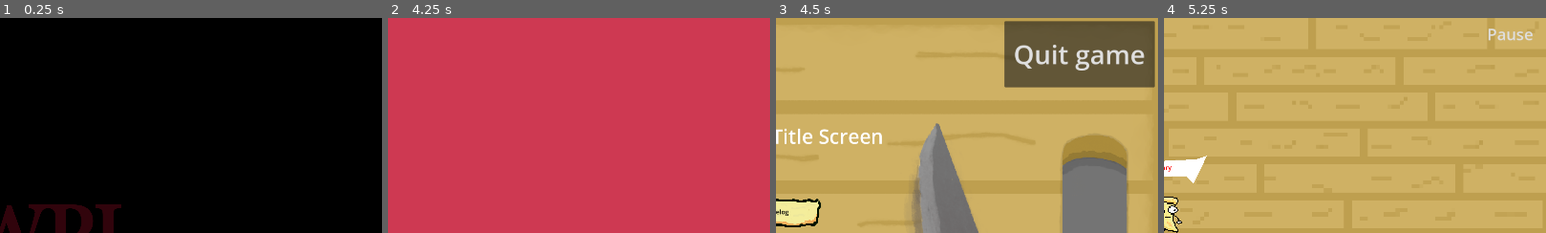
Above: before the commit, frames 1-4 (left to right).
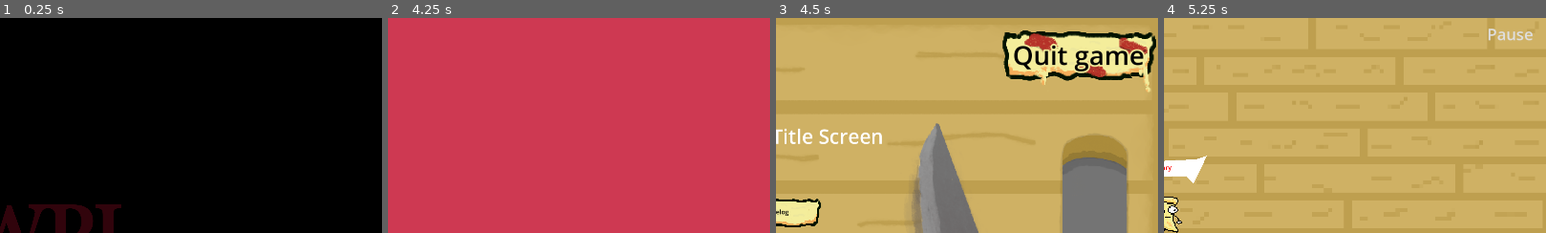
Above: after the commit, the same moments.

Repository: OcksDev/PizzaSurvivors
Game: Godot game, scene res://scenes/menu/splashscreen.tscn
Same seed, same stepped clock (60 frames per second), same inputs: the game is played once before the commit and once after it. Sound files missing from this copy of the repository are replaced by a short silence.
Inputs (mouse positions are % of the whole screen's width and height, from its top left):
- Up to frame 1 (0.25 s): no input
- Up to frame 2 (4.25 s): move the mouse to (72, 45) at 0.52 s; hold D (move_right) 0.53-1.28 s; click (72, 45) at 0.6 s; move the mouse to (30, 55) at 1.27 s; hold S (move_down) 1.28-2.03 s; click (30, 55) at 1.35 s; move the mouse to (60, 28) at 2.02 s; hold D (move_right) 2.03-2.78 s; click (60, 28) at 2.1 s; move the mouse to (45, 70) at 2.77 s; hold W (move_up) 2.78-3.53 s; click (45, 70) at 2.85 s; move the mouse to (80, 65) at 3.52 s; hold A (move_left) from 3.53 s (still down); click (80, 65) at 3.6 s
- Up to frame 3 (4.5 s): keep holding A (move_left); move the mouse to (20, 35) at 4.27 s; click (20, 35) at 4.35 s
- Up to frame 4 (5.25 s): release A (move_left) at 5 s; click "Start" at 5 s
The pictures show only the part of the screen within x 50-100%, y 0-50%; the shares and areas given below are measured in that part.

Frames 1-2 are identical in both runs. In frame 3, 12% of the frame differs, in the area x 59-100%, y 1-35%; in frame 4, nothing differs.

Commit message:
Update menus.

Diff:
--- a/scenes/menu/credits.tscn
+++ b/scenes/menu/credits.tscn
@@ -1,19 +1,30 @@
-[gd_scene load_steps=2 format=3 uid="uid://b7tniapdok74a"]
+[gd_scene load_steps=5 format=3 uid="uid://b7tniapdok74a"]
 
+[ext_resource type="Texture2D" uid="uid://dhayfxyfhmkye" path="res://main_menu_assets/cutting_board_background_main_menu.png" id="1_ff4am"]
 [ext_resource type="Script" uid="uid://b480cqti2atim" path="res://scripts/menu/to_main_menu.gd" id="1_nm7lk"]
+[ext_resource type="Texture2D" uid="uid://dx017wlltbnqy" path="res://main_menu_assets/pizza_button.png" id="2_drpar"]
+[ext_resource type="Theme" uid="uid://8b2wdrop1y1o" path="res://themes/menu_buttons.tres" id="3_0s65u"]
 
 [node name="Credits" type="Node2D"]
 
+[node name="CuttingBoardBackgroundMainMenu" type="Sprite2D" parent="."]
+texture_filter = 1
+position = Vector2(960, 540)
+texture = ExtResource("1_ff4am")
+
 [node name="RichTextLabel" type="RichTextLabel" parent="."]
-offset_right = 1914.0
-offset_bottom = 1073.0
+offset_left = 30.0
+offset_top = 197.0
+offset_right = 1895.0
+offset_bottom = 1053.0
 size_flags_horizontal = 4
 size_flags_vertical = 4
 theme_override_font_sizes/bold_italics_font_size = 1
 theme_override_font_sizes/mono_font_size = 1
-theme_override_font_sizes/normal_font_size = 121
+theme_override_font_sizes/normal_font_size = 51
 text = "Credits:
 Julian Kreis - Programming/Sound
+Liam DeLap - Programming
 Everyone else add your names
 Not Dave, though.
 
@@ -34,22 +45,21 @@
 horizontal_alignment = 1
 vertical_alignment = 1
 
+[node name="PizzaButton2" type="Sprite2D" parent="."]
+texture_filter = 1
+position = Vector2(227, 149)
+scale = Vector2(2.56, 2.56)
+texture = ExtResource("2_drpar")
+
 [node name="Button" type="Button" parent="."]
-offset_right = 293.0
-offset_bottom = 180.0
+offset_left = 16.0
+offset_top = 5.0
+offset_right = 447.0
+offset_bottom = 193.0
+theme = ExtResource("3_0s65u")
 theme_override_font_sizes/font_size = 131
 text = "Back"
+flat = true
 script = ExtResource("1_nm7lk")
 
-[node name="CanvasLayer" type="CanvasLayer" parent="."]
-layer = -1
-
-[node name="ColorRect" type="ColorRect" parent="CanvasLayer"]
-anchors_preset = 15
-anchor_right = 1.0
-anchor_bottom = 1.0
-grow_horizontal = 2
-grow_vertical = 2
-color = Color(0.319424, 0.184101, 9.62615e-08, 1)
-
 [connection signal="pressed" from="Button" to="Button" method="_on_pressed"]
--- a/scenes/menu/main_menu.tscn
+++ b/scenes/menu/main_menu.tscn
@@ -8,21 +8,9 @@
 [ext_resource type="PackedScene" uid="uid://ddmwh06doxmyh" path="res://scenes/menu/version_notes.tscn" id="4_qe12f"]
 [ext_resource type="Texture2D" uid="uid://dhayfxyfhmkye" path="res://main_menu_assets/cutting_board_background_main_menu.png" id="5_qe12f"]
 [ext_resource type="AudioStream" uid="uid://bkjbu367au33d" path="res://audio/Italian Sweetness.mp3" id="5_vovv2"]
-[ext_resource type="AudioStream" uid="uid://bqaalut7tr634" path="res://audio/Pizza.mp3" id="6_1k4da"]
+[ext_resource type="AudioStream" uid="uid://cdj8v0vg2wqhn" path="res://audio/Pizza.mp3" id="6_1k4da"]
 [ext_resource type="AudioStream" uid="uid://w05nvw6kr2tm" path="res://audio/vine-boom.mp3" id="6_8qtwp"]
-
-[sub_resource type="Theme" id="Theme_jix8l"]
-default_font_size = 90
-Button/colors/font_color = Color(0, 0, 0, 1)
-Button/colors/font_disabled_color = Color(0, 0, 0, 1)
-Button/colors/font_focus_color = Color(0, 0, 0, 1)
-Button/colors/font_hover_color = Color(0, 0, 0, 1)
-Button/colors/font_hover_pressed_color = Color(0, 0, 0, 1)
-Button/colors/font_outline_color = Color(0.956863, 0.929412, 0.607843, 1)
-Button/colors/font_pressed_color = Color(0, 0, 0, 1)
-Button/constants/outline_size = 17
-Label/colors/font_shadow_color = Color(0, 0, 0, 1)
-Label/constants/shadow_outline_size = 90
+[ext_resource type="Theme" uid="uid://8b2wdrop1y1o" path="res://themes/menu_buttons.tres" id="11_bbqo6"]
 
 [node name="MainMenu" type="CanvasLayer"]
 script = ExtResource("1_06t4h")
@@ -121,19 +109,27 @@
 offset_top = 673.0
 offset_right = 1098.0
 offset_bottom = 750.0
-theme = SubResource("Theme_jix8l")
+theme = ExtResource("11_bbqo6")
 theme_override_font_sizes/font_size = 50
 text = "Start"
 flat = true
 
+[node name="PizzaButtonWithPepperoni2" type="Sprite2D" parent="ColorRect"]
+texture_filter = 1
+position = Vector2(1716, 130)
+scale = Vector2(2.14, 2.14)
+texture = ExtResource("3_fu7sn")
+
 [node name="CloseGameButton" type="Button" parent="ColorRect"]
 layout_mode = 0
-offset_left = 1534.0
-offset_top = 8.0
-offset_right = 1912.0
-offset_bottom = 174.0
+offset_left = 1539.0
+offset_top = 41.0
+offset_right = 1903.0
+offset_bottom = 145.0
+theme = ExtResource("11_bbqo6")
 theme_override_font_sizes/font_size = 66
 text = "Quit game"
+flat = true
 
 [connection signal="pressed" from="ColorRect/RAHHH" to="." method="_on_rahhh_pressed"]
 [connection signal="pressed" from="ColorRect/changelog" to="." method="_on_changelog_pressed"]
--- a/scenes/menu/version_notes.tscn
+++ b/scenes/menu/version_notes.tscn
@@ -1,19 +1,16 @@
-[gd_scene load_steps=2 format=3 uid="uid://ddmwh06doxmyh"]
+[gd_scene load_steps=5 format=3 uid="uid://ddmwh06doxmyh"]
 
 [ext_resource type="Script" uid="uid://b480cqti2atim" path="res://scripts/menu/to_main_menu.gd" id="1_dwlt3"]
+[ext_resource type="Texture2D" uid="uid://dhayfxyfhmkye" path="res://main_menu_assets/cutting_board_background_main_menu.png" id="1_etmfo"]
+[ext_resource type="Texture2D" uid="uid://dx017wlltbnqy" path="res://main_menu_assets/pizza_button.png" id="2_2gak4"]
+[ext_resource type="Theme" uid="uid://8b2wdrop1y1o" path="res://themes/menu_buttons.tres" id="3_55wkl"]
 
 [node name="VersionNotes" type="Node2D"]
 
-[node name="CanvasLayer" type="CanvasLayer" parent="."]
-layer = -1
-
-[node name="ColorRect" type="ColorRect" parent="CanvasLayer"]
-anchors_preset = 15
-anchor_right = 1.0
-anchor_bottom = 1.0
-grow_horizontal = 2
-grow_vertical = 2
-color = Color(0.319424, 0.184101, 9.62615e-08, 1)
+[node name="CuttingBoardBackgroundMainMenu" type="Sprite2D" parent="."]
+texture_filter = 1
+position = Vector2(960, 540)
+texture = ExtResource("1_etmfo")
 
 [node name="RichTextLabel" type="RichTextLabel" parent="."]
 offset_left = 300.0
@@ -22,7 +19,7 @@
 offset_bottom = 1024.0
 size_flags_horizontal = 4
 size_flags_vertical = 4
-theme_override_font_sizes/normal_font_size = 90
+theme_override_font_sizes/normal_font_size = 35
 text = "                  -- v0.0.4: --
 - Added sprite for hunger enemy
 - Added boss enemy
@@ -71,12 +68,22 @@
 horizontal_alignment = 1
 vertical_alignment = 1
 
+[node name="PizzaButton2" type="Sprite2D" parent="."]
+texture_filter = 1
+position = Vector2(224, 145)
+scale = Vector2(2.56, 2.56)
+texture = ExtResource("2_2gak4")
+
 [node name="Button" type="Button" parent="."]
-offset_right = 310.0
-offset_bottom = 188.0
+offset_left = 2.0
+offset_top = 5.0
+offset_right = 464.0
+offset_bottom = 193.0
 size_flags_horizontal = 0
+theme = ExtResource("3_55wkl")
 theme_override_font_sizes/font_size = 131
 text = "Back"
+flat = true
 script = ExtResource("1_dwlt3")
 
 [connection signal="pressed" from="Button" to="Button" method="_on_pressed"]
--- /dev/null
+++ b/themes/menu_buttons.tres
@@ -0,0 +1,14 @@
+[gd_resource type="Theme" format=3 uid="uid://8b2wdrop1y1o"]
+
+[resource]
+default_font_size = 90
+Button/colors/font_color = Color(0, 0, 0, 1)
+Button/colors/font_disabled_color = Color(0, 0, 0, 1)
+Button/colors/font_focus_color = Color(0, 0, 0, 1)
+Button/colors/font_hover_color = Color(0, 0, 0, 1)
+Button/colors/font_hover_pressed_color = Color(0, 0, 0, 1)
+Button/colors/font_outline_color = Color(0.956863, 0.929412, 0.607843, 1)
+Button/colors/font_pressed_color = Color(0, 0, 0, 1)
+Button/constants/outline_size = 17
+Label/colors/font_shadow_color = Color(0, 0, 0, 1)
+Label/constants/shadow_outline_size = 90
